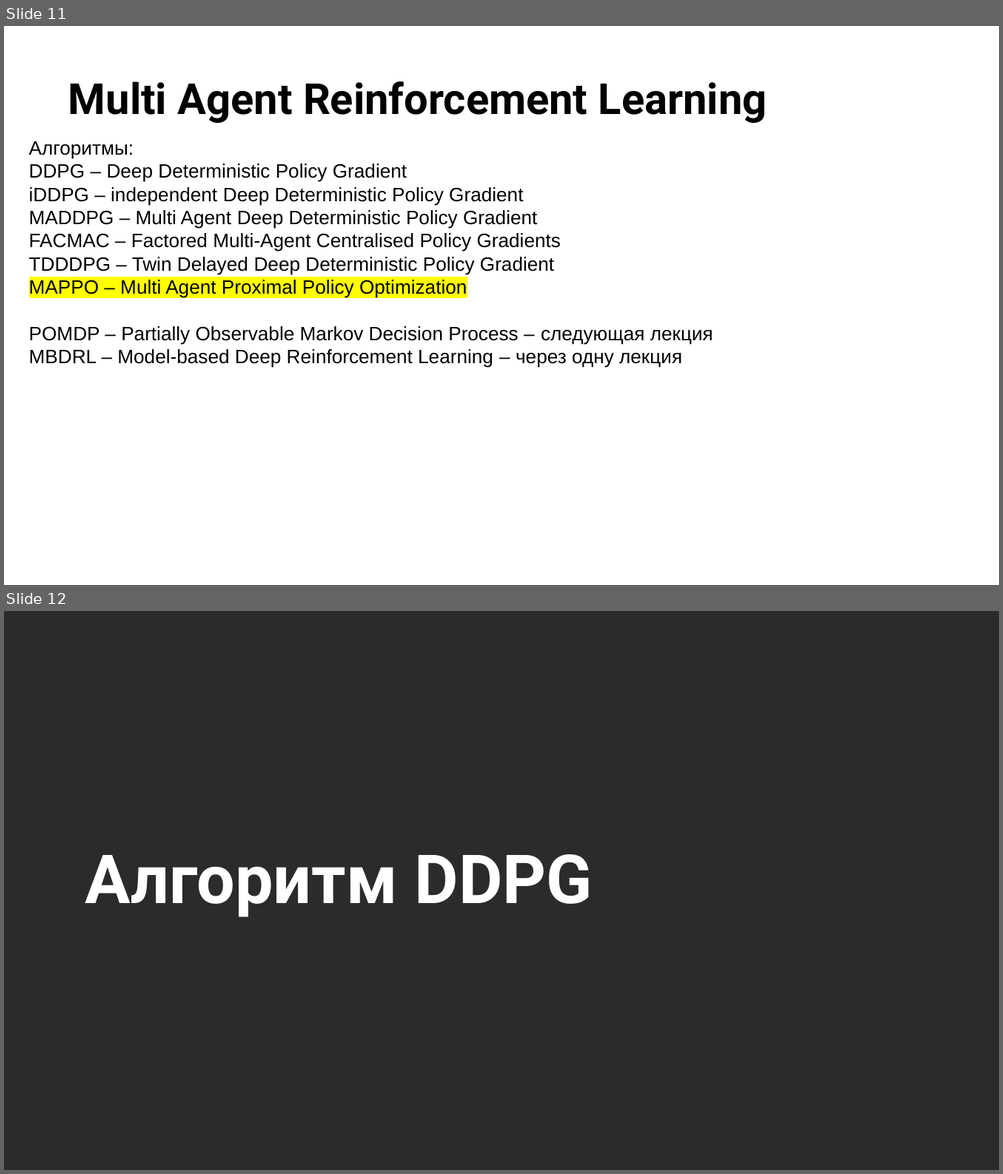
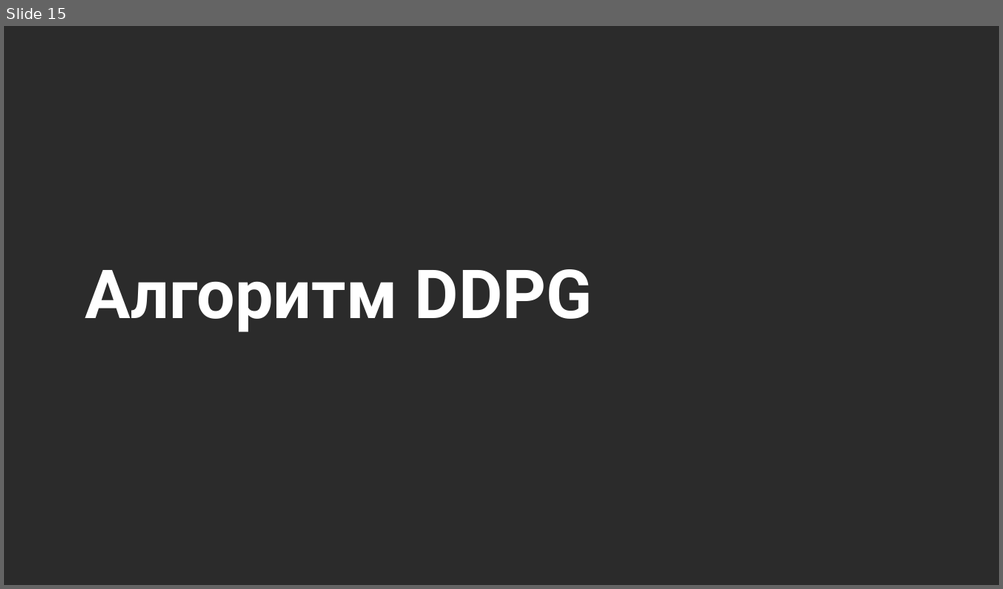
Before and after one commit to stureiko/Otus_lectures, a slide deck: RL/03 - Продвинутые темы Reinforcement Learning/03 - 02 Multiagent learning (MARL - DDPG)/MARL DDPG.pptx. Shown one above the other, each under a label of ours: slides 11 and 12 before the commit, slide 15 after it. The pictures are 1003x1174 and 1003x589 pixels, drawn with LibreOffice and Linux fonts; fonts in the diff are those of the drawing; background and template pictures are left out; a plain dark background stands for a picture behind light text. Boxes give left, top, right and bottom in pixels: in the first picture for what was removed or moved away, otherwise in the second. Text is boxed around its words. In the diff, an @@ line names an element or a change of style, - is before the commit and + after.

Commit message:
Added slides with MADDPG algorithm

```diff
--- a/RL/03 - Продвинутые темы Reinforcement Learning/03 - 02 Multiagent learning (MARL - DDPG)/MARL DDPG.pptx
+++ b/RL/03 - Продвинутые темы Reinforcement Learning/03 - 02 Multiagent learning (MARL - DDPG)/MARL DDPG.pptx
@@ slide 11 removed at [4, 26, 999, 585], background picture (left out) @@
@@ title removed at [68, 82, 767, 123] @@
-Multi Agent Reinforcement Learning
@@ text removed at [29, 141, 713, 368] @@
-Алгоритмы:
-DDPG – Deep Deterministic Policy Gradient
-iDDPG – independent Deep Deterministic Policy Gradient
-MADDPG – Multi Agent Deep Deterministic Policy Gradient
-FACMAC – Factored Multi-Agent Centralised Policy Gradients
-TDDDPG – Twin Delayed Deep Deterministic Policy Gradient
-MAPPO – Multi Agent Proximal Policy Optimization
-POMDP – Partially Observable Markov Decision Process – следующая лекция
-MBDRL – Model-based Deep Reinforcement Learning – через одну лекция
@@ what was slide 12 is now slide 15 @@
```
Also in this commit, not shown: 3 slides changed, 7 slides added, 1 other slide removed.
